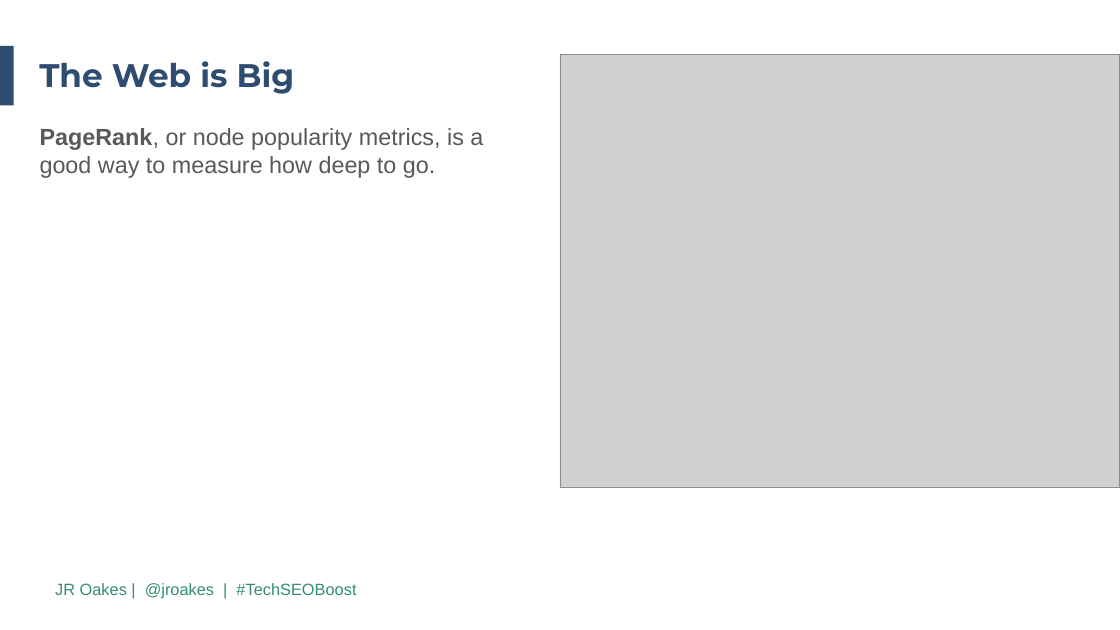
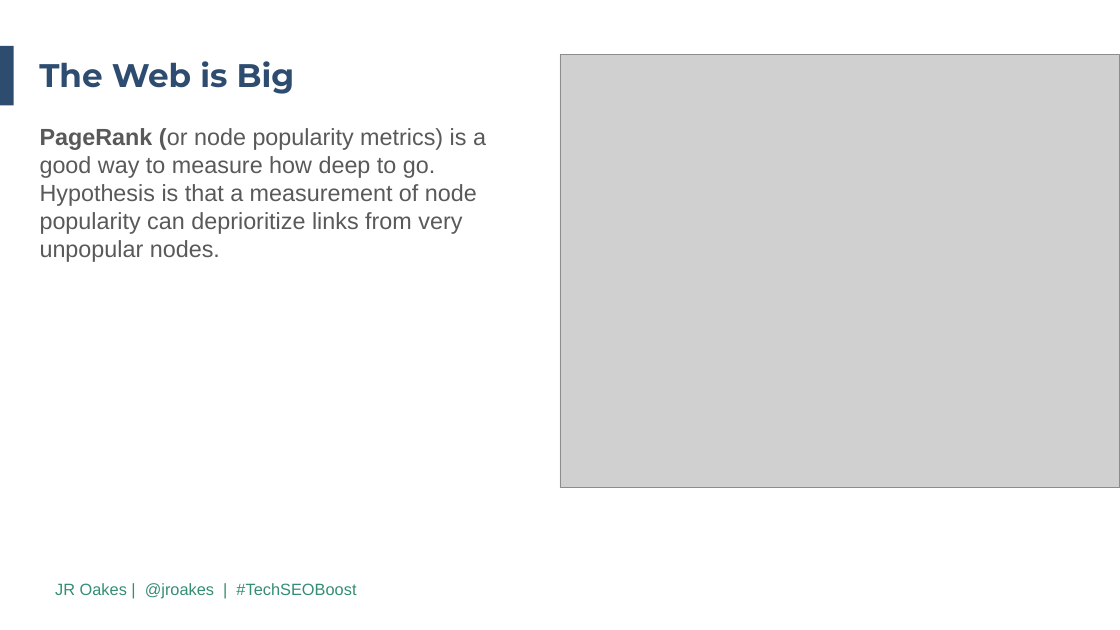
Before and after one commit to jroakes/tech-seo-crawler, a slide deck: slide 8 of etc/2019 TechSEO Boost PPT Template.revJR.pptx. Drawn at 1120x630 pixels with LibreOffice and Linux fonts; fonts in the diff are those of the drawing; grey boxes stand for pictures; background and template pictures are left out. Boxes give left, top, right and bottom in pixels: in the first picture for what was removed or moved away, otherwise in the second. Text is boxed around its words. In the diff, an @@ line names an element or a change of style, - is before the commit and + after.

Commit message:
Updated PPT

```diff
--- a/etc/2019 TechSEO Boost PPT Template.revJR.pptx
+++ b/etc/2019 TechSEO Boost PPT Template.revJR.pptx
@@ text at box(40, 128, 486, 262): text changed @@
-PageRank, or node popularity metrics, is a good way to measure how deep to go.
+PageRank (or node popularity metrics) is a good way to measure how deep to go. Hypothesis is that a measurement of node popularity can deprioritize links from very unpopular nodes.
```
Also in this commit, not shown: 2 other slides changed.
